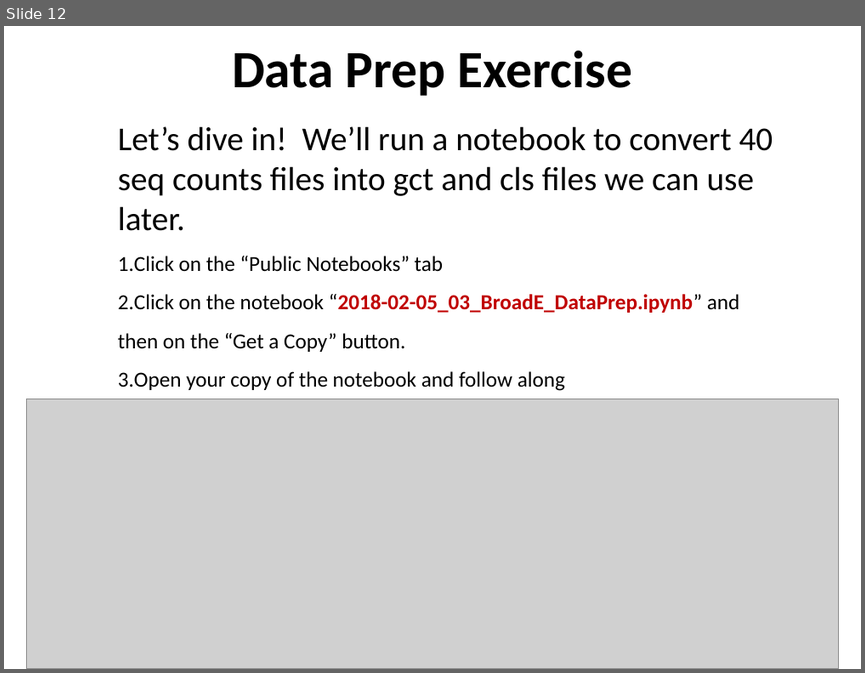
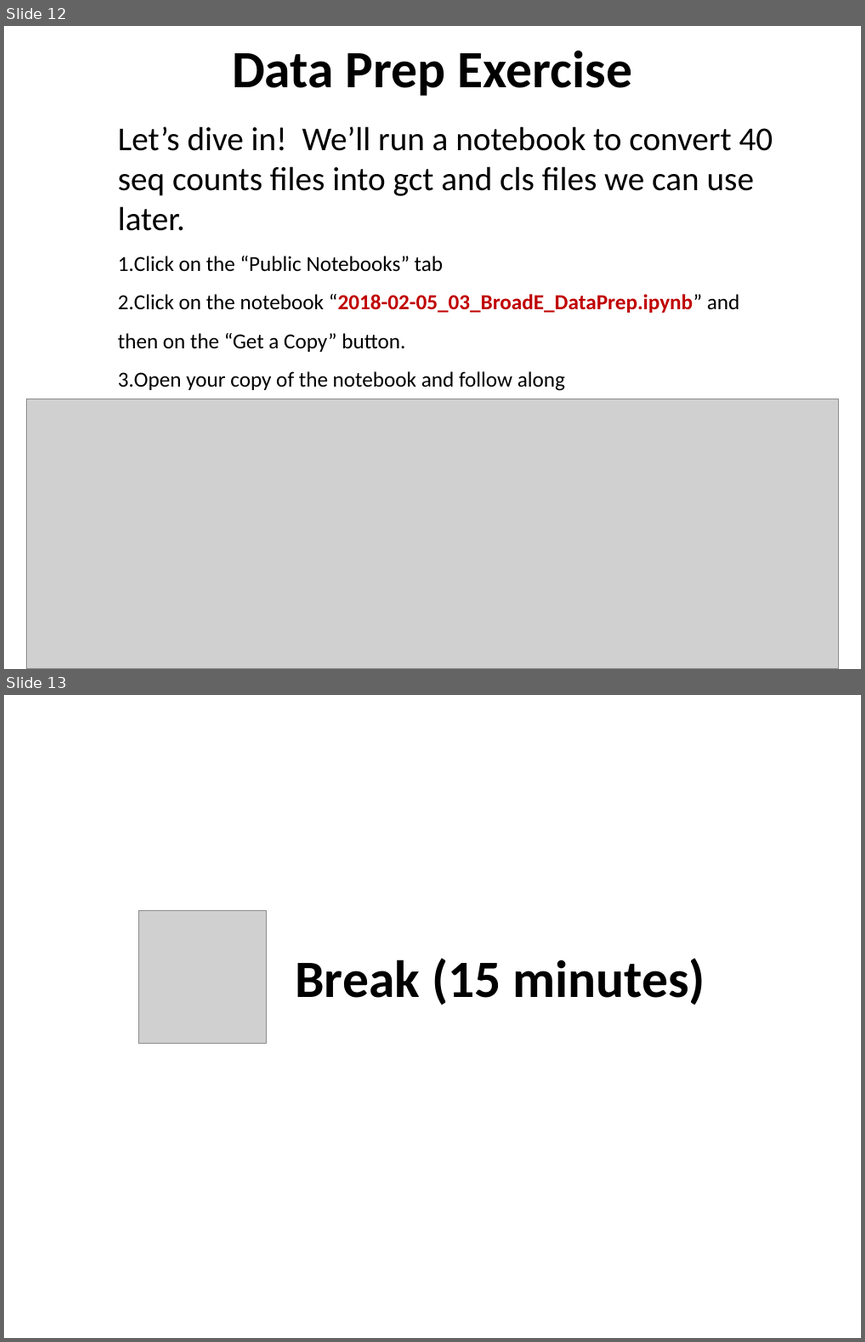
Before and after one commit to genepattern/example-notebooks, a slide deck: 2018-02-05_BroadE_workshop/slides/2018-02-05_03_DataPrep.pptx. Shown one above the other, each under a label of ours: slide 12 before the commit, slides 12 and 13 after it. The pictures are 865x673 and 865x1342 pixels, drawn with LibreOffice and Linux fonts; fonts in the diff are those of the drawing; grey boxes stand for pictures. Boxes give left, top, right and bottom in pixels: in the first picture for what was removed or moved away, otherwise in the second. Text is boxed around its words. In the diff, an @@ line names an element or a change of style, - is before the commit and + after.

```diff
--- a/2018-02-05_BroadE_workshop/slides/2018-02-05_03_DataPrep.pptx
+++ b/2018-02-05_BroadE_workshop/slides/2018-02-05_03_DataPrep.pptx
@@ slide 13 added at [4,695,861,1338], background #FFFFFF @@
@@ picture added at [138,911,266,1043] @@
@@ text added at [295,958,704,1004], 44 pt, text #000000, bold @@
+Break (15 minutes)
```
Also in this commit, not shown: 6 other files.
